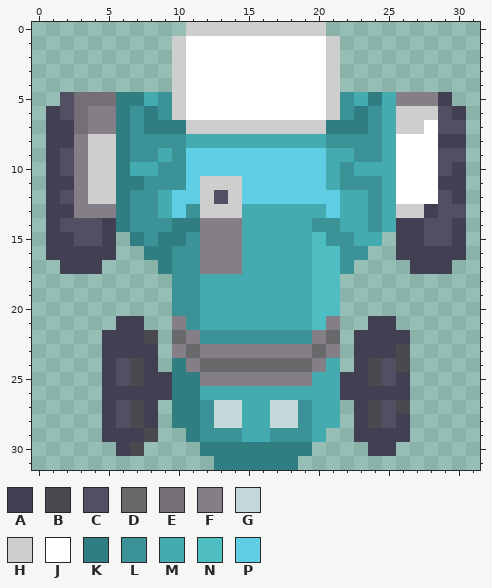
File history of a pixel-art file, Graphics/Vehicles/tracktor_front.aseprite. Above is the file before it was changed.
32x32 pixels, 1 frame.
Palette (. is transparent): A #413f51  B #4a494f  C #514f62  D #69686a  E #736f75  F #847e87  G #c2d8d9  H #cecece  J #ffffff  K #307e82  L #3b9398  M #44abb0  N #4fbec3  P #5fcde4
Pixels before, first column x 1:
 0 ..........HHHHHHHHHH..........
 1 .........HJJJJJJJJJJH.........
 2 .........HJJJJJJJJJJH.........
 3 .........HJJJJJJJJJJH.........
 4 .........HJJJJJJJJJJH.........
 5 .CEEEKKMLHJJJJJJJJJJHLMKMFFFA.
 6 ACEFFKLKLHJJJJJJJJJJHLKLMHHHCA
 7 AAEFFKLKKKHHHHHHHHHHKKKLMHHJCC
 8 AAFHHKLLLLMMMMMMMMMMLLLLMJJJAA
 9 ACFHHKLLMLPPPPPPPPPPMMLLMJJJCC
10 ACFHHKMMLLPPPPPPPPPPMLMMMJJJCA
11 AAFHHKKLLLPHHHPPPPPPMLLLMJJJAA
12 ACFHHKLLMPPHCHPPPPPPPMMLMJJJCA
13 AAFFFKLLMPLHHHMMMMMMPMMLMHHACC
14 ACCCAKLLLKKFFFMMMMMLLMMLMAACCA
15 AACCA.KLKKLFFFMMMMMNLLMM.AACCA
16 AAAAA..KKLLFFFMMMMMNNLL..AAAAA
17 .AAA....KLLFFFMMMMMNNL....AAA.
18 .........LLMMMMMMMMNN.........
19 .........LLMMMMMMMMNN.........
20 .........LLMMMMMMMMNN.........
21 .....AA..FLMMMMMMMMNF..AA.....
22 ....AAAB.DFLLLLLLLLFD.AAAA....
23 ....AAAA.FDFFFFFFFFDF.AAAB....
24 ....ACBA.KFDDDDDDDDFM.ABCB....
25 ....ACBAAKKFFFFFFFFMMAABCA....
26 ....AAAAAKKMMMMMMMMMMAAAAA....
27 ....ACBA.KKLGGMMGGLMM.ABCB....
28 ....ACBA.KKLGGMMGGLMM.ABCA....
29 ....AAAB..KLLLMMLLLM..AAAA....
30 .....AB....KKKKKKKK....AA.....
31 ............KKKKKK............
After:
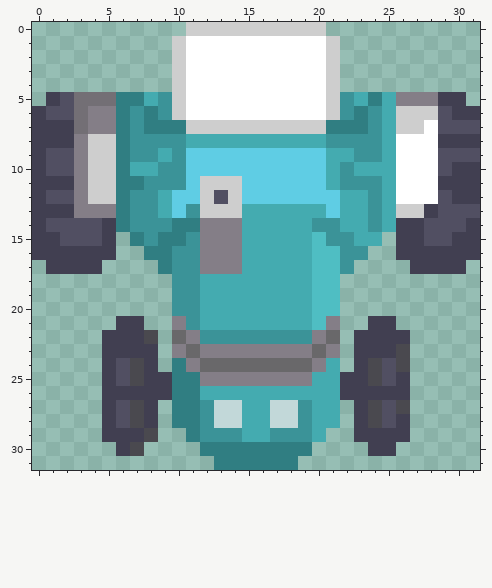
Commit message: update tracktor sprite to fit whole width
From old to new:
y 5: x 1 . -> A; x 30 . -> A
y 6: x 0..1 .A -> AC; x 31 . -> A
y 7: x 0 . -> A; x 31 . -> C
y 8: x 0 . -> A; x 31 . -> A
y 9: x 0..1 .A -> AC; x 31 . -> C
y 10: x 0..1 .A -> AC; x 31 . -> A
y 11: x 0 . -> A; x 31 . -> A
y 12: x 0..1 .A -> AC; x 31 . -> A
y 13: x 0 . -> A; x 31 . -> C
y 14: x 0..1 .A -> AC; x 30..31 A. -> CA
y 15: x 0 . -> A; x 2 A -> C; x 31 . -> A
y 16: x 0 . -> A; x 31 . -> A
y 17: x 1 . -> A; x 30 . -> A
Pixel boxes of the changes (left, top, right, bottom) in both pictures:
changed: (32, 92, 74, 274)
changed: (452, 92, 480, 274)
